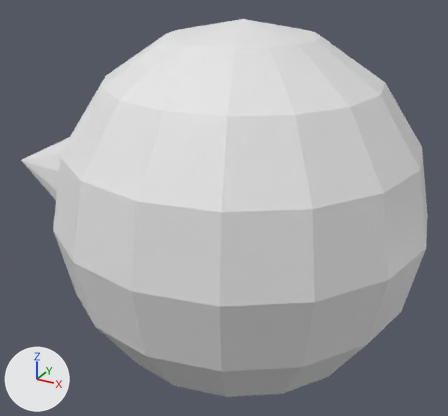
Two versions of the Blender file ludum-dare-33/Assets/Models/unit.blend, one commit apart.
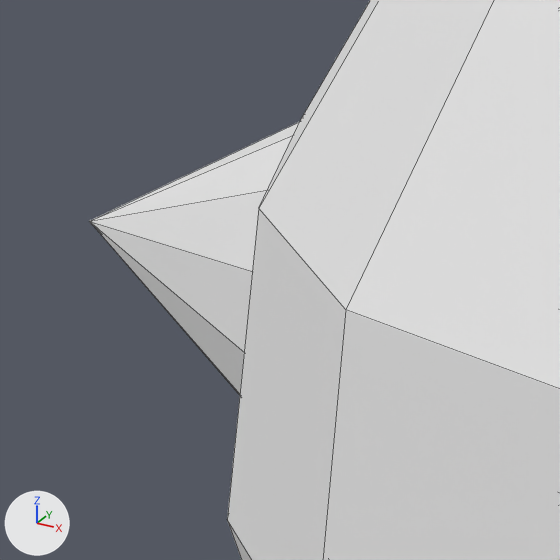
Old and new are each drawn whole from a 50 mm camera at (0.429, -0.536, 0.411) aimed at (-0.043, 0.321, -0.017) and again close up on the part from 0% to 29% of the width and 26% to 58% of the height. Every picture has the same lights, and +X, +Y and +Z are marked at lower left. The close-ups show mesh edges as thin lines.
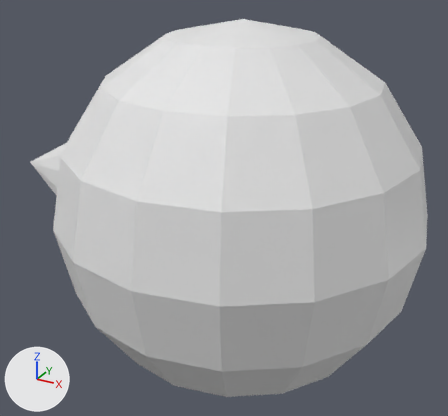
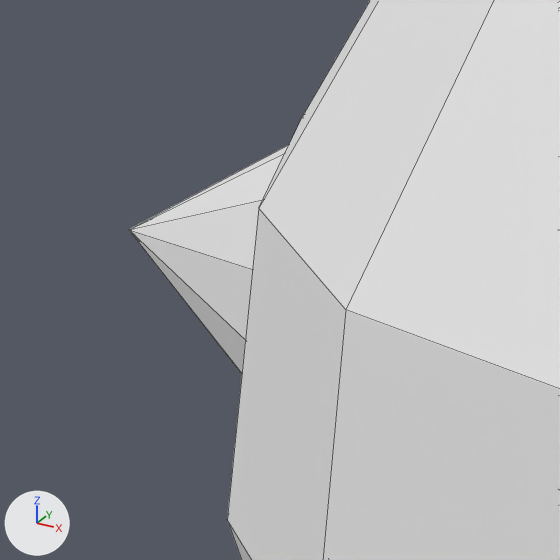
The newer file is also turned or shifted as a whole; pictures and numbers use the older file's frame.

The edits, one by one:
me_sphere has 131 vertices, 145 faces and spans x -0.495..0.3, y 0.0..0.6, z -0.3..0.3.
me_sphere is used by ob_sphere; location (0.0, 0.0, 0.0).
Part 1, on me_sphere:
Vertex 5 of me_sphere moves from (-0.495, 0.3, 0.0) at pixel (89, 221) to (-0.47, 0.3, 0.0) at pixel (128, 229).

Pixel boxes (x1, y1, x2, y2) of what changed, in the close-ups (560 x 560 px; the box of a moved part takes in the faces that stretch with it):
'Sphere', reshaped: before (89, 0, 560, 560); after (129, 0, 560, 560)
part 1 of me_sphere, moved or reshaped: before (89, 122, 300, 395); after (129, 145, 289, 374)
